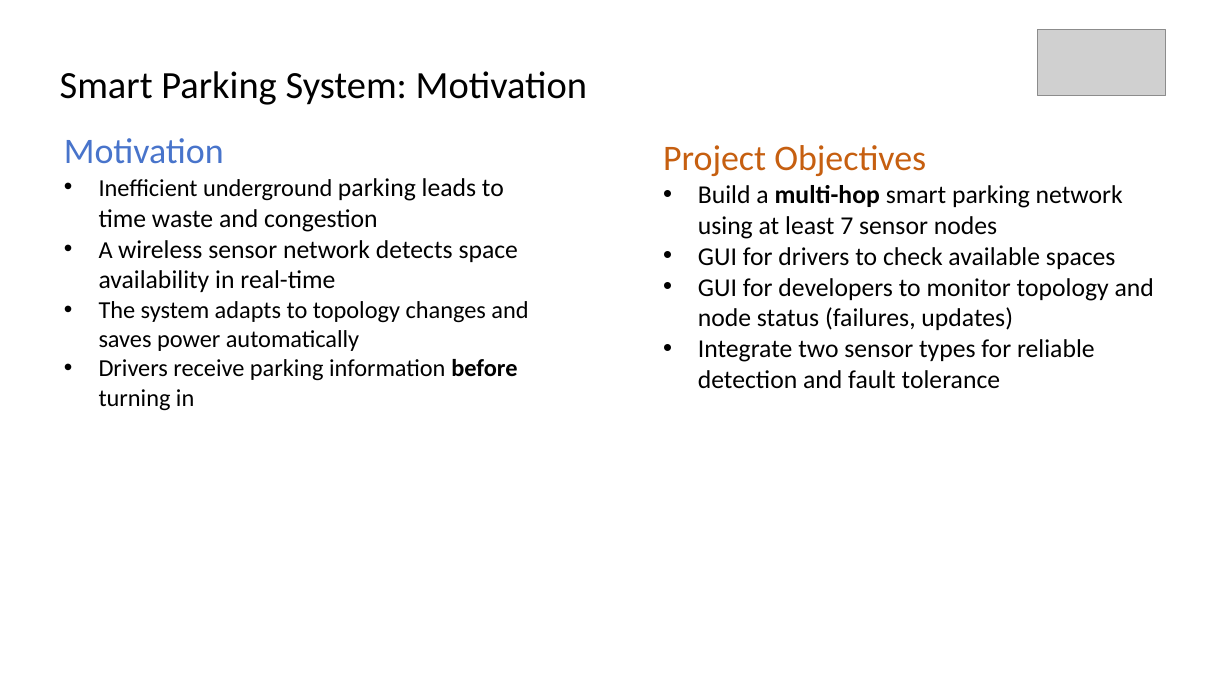
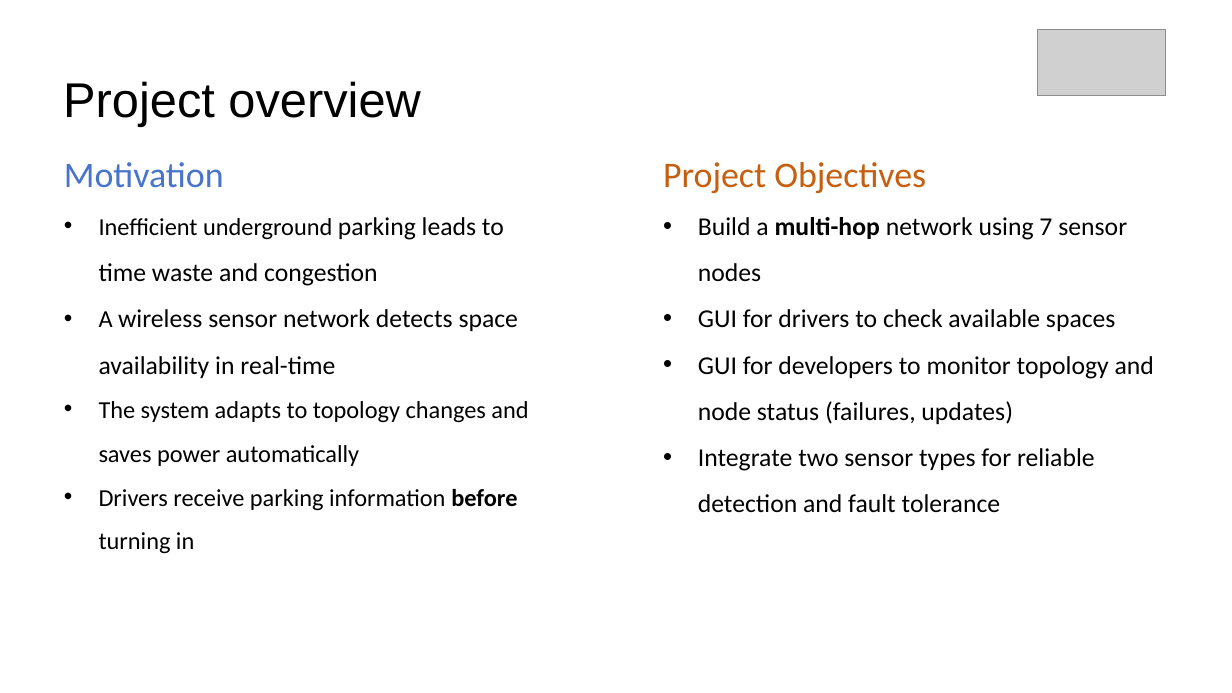
Before and after one commit to Codaxx/WSN_Lab_2025, a slide deck: slide 2 of wsnlab-ss25-final-group2.pptx. Drawn at 1232x693 pixels with LibreOffice and Linux fonts; fonts in the diff are those of the drawing; grey boxes stand for pictures; background and template pictures are left out. Boxes give left, top, right and bottom in pixels: in the first picture for what was removed or moved away, otherwise in the second. Text is boxed around its words. In the diff, an @@ line names an element or a change of style, - is before the commit and + after.

```diff
--- a/wsnlab-ss25-final-group2.pptx
+++ b/wsnlab-ss25-final-group2.pptx
@@ text at box(63, 81, 420, 126): text changed; size 30 to 38 pt; font Calibri to Arial @@
-Smart Parking System: Motivation
+Project overview
@@ text "Motivation": place and size @@
-text "Motivation" at box(64, 138, 528, 411)
+text "Motivation" at box(64, 162, 528, 554)
@@ text "Project Objectives": place and size @@
-text "Project Objectives" at box(663, 145, 1154, 389)
+text "Project Objectives" at box(698, 217, 1154, 513)
@@ text at box(99, 217, 528, 554): line spacing 1 to 1.5 @@
@@ text at box(698, 217, 1127, 281): text changed @@
-• Build a multi-hop smart parking network using at least 7 sensor nodes
+• Build a multi-hop network using 7 sensor nodes
@@ text at box(698, 309, 1154, 513): line spacing 1 to 1.5 @@
```
Also in this commit, not shown: 11 other slides changed, 3 slides added.
